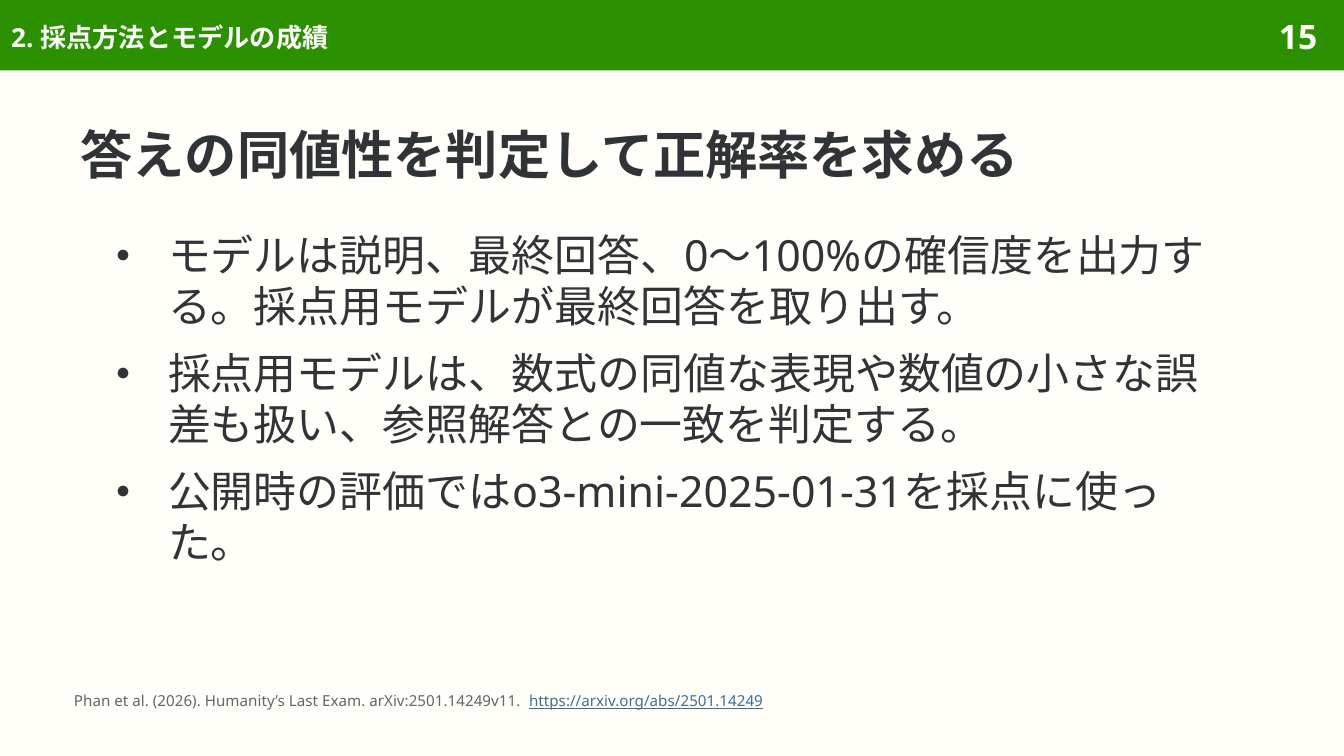
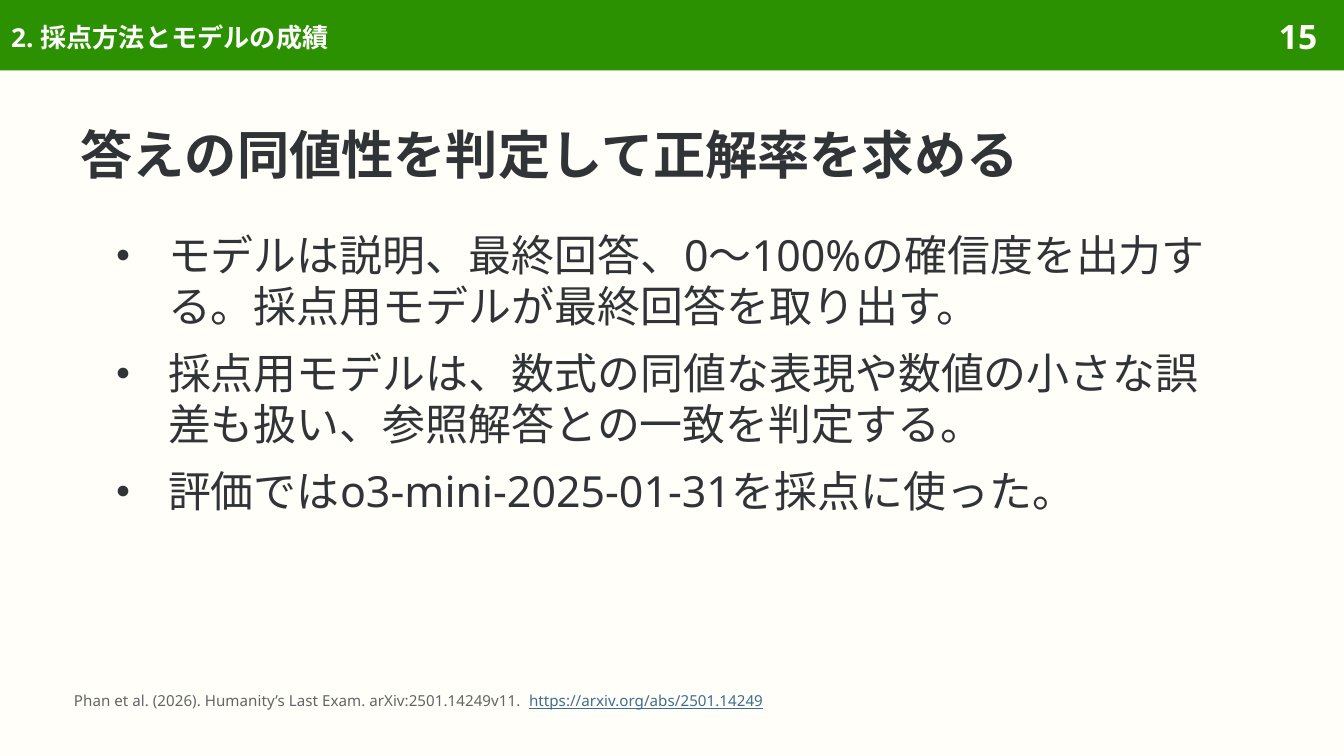
Before and after one commit to sasakiy84/datasets-in-10-minutes, a slide deck: slide 15 of slides/datasets-in-10-minutes-hle.pptx. Drawn at 1344x756 pixels with LibreOffice and Linux fonts; fonts in the diff are those of the drawing. Boxes give left, top, right and bottom in pixels: in the first picture for what was removed or moved away, otherwise in the second. Text is boxed around its words. In the diff, an @@ line names an element or a change of style, - is before the commit and + after.

```diff
--- a/slides/datasets-in-10-minutes-hle.pptx
+++ b/slides/datasets-in-10-minutes-hle.pptx
@@ text at box(168, 471, 1075, 511): text changed @@
-● 公開時の評価ではo3-mini-2025-01-31を採点に使った。
+● 評価ではo3-mini-2025-01-31を採点に使った。
```
Also in this commit, not shown: 1 other slide changed, 3 other files.
